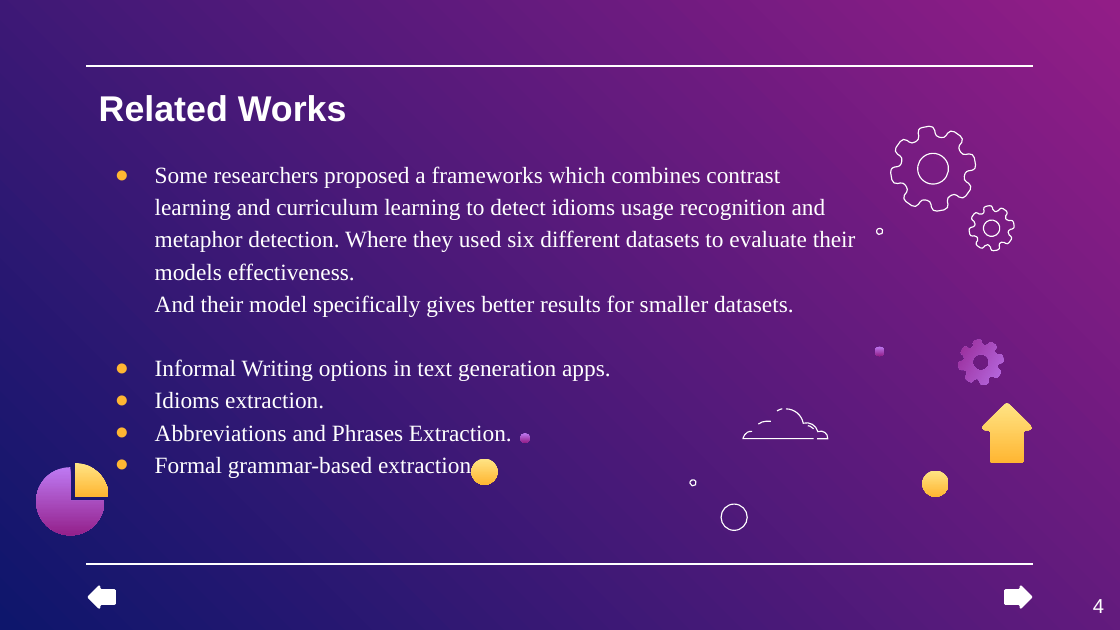
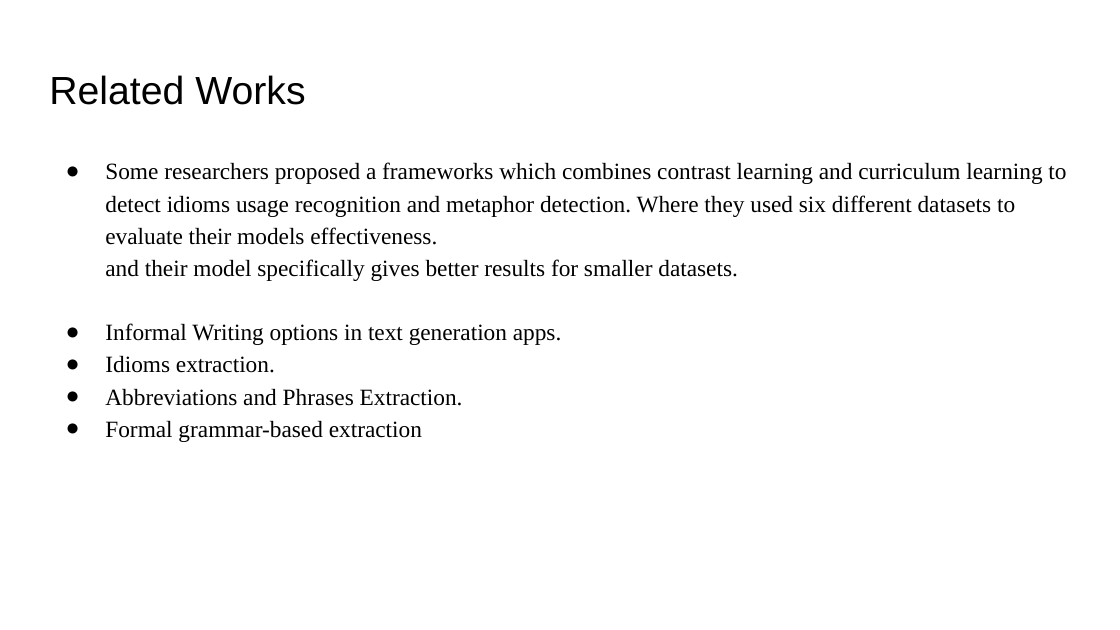
Before and after one commit to Mahirtayeb1/cse431, a slide deck: slide 4 of Submission 3/slide.pptx. Drawn at 1120x630 pixels with LibreOffice and Linux fonts; fonts in the diff are those of the drawing. Boxes give left, top, right and bottom in pixels: in the first picture for what was removed or moved away, otherwise in the second. Text is boxed around its words. In the diff, an @@ line names an element or a change of style, - is before the commit and + after.

```diff
--- a/Submission 3/slide.pptx
+++ b/Submission 3/slide.pptx
@@ background gradient #921D87 to #0E166C to #FFFFFF @@
@@ title "Related Works": place and size @@
-title "Related Works" at (99,95,347,122)
+title "Related Works" at (49,75,305,105)
@@ title "Related Works" at (49,75,305,105): size 23 to 25.2 pt, text colour #FFFFFF to #000000, bold off; line spacing 1.15 to 1; less space between paragraphs @@
@@ line removed from (86, 66) to (1034, 66) @@
@@ freeform shape removed at (875,110,992,228) @@
@@ text "Some researchers proposed a frameworks ...": place and size @@
-text "Some researchers proposed a frameworks ..." at (155,166,856,478)
+text "Some researchers proposed a frameworks ..." at (105,162,1066,442)
@@ text at (105,162,1066,442): text colour #FFFFFF to #000000 in "Some researchers proposed a frameworks which combines ...", "Informal Writing options in text generation apps.", "Idioms extraction.", "Abbreviations and Phrases Extraction." and 1 more places; bullet colour #FFB632 to #000000 @@
@@ freeform shape removed at (961,197,1023,260) @@
@@ freeform shape removed at (874,227,885,238) @@
@@ text at (105,259,738,281): text changed; text colour #FFFFFF to #000000 @@
-And their model specifically gives better results for smaller datasets.
+and their model specifically gives better results for smaller datasets.
@@ freeform shape removed at (875,346,885,356) @@
@@ freeform shape removed at (950,331,1011,393) @@
@@ freeform shape removed at (981,403,1033,464) @@
@@ freeform shape removed at (520,433,530,444) @@
@@ group removed at (743,409,829,439): 5 freeform shapes @@
@@ freeform shape removed at (34,467,104,538) @@
@@ freeform shape removed at (75,463,109,496) @@
@@ freeform shape removed at (472,459,497,485) @@
@@ freeform shape removed at (687,479,698,490) @@
@@ freeform shape removed at (923,470,949,496) @@
@@ freeform shape removed at (721,504,747,530) @@
@@ line removed from (86, 564) to (1034, 564) @@
@@ freeform shape removed at (88,584,116,609) @@
@@ freeform shape removed at (1004,584,1032,609) @@
@@ page number removed at (1093,599,1104,613) @@
-4
```
Also in this commit, not shown: 3 other slides changed, 3 slides added, 3 slides removed, 1 other file.
